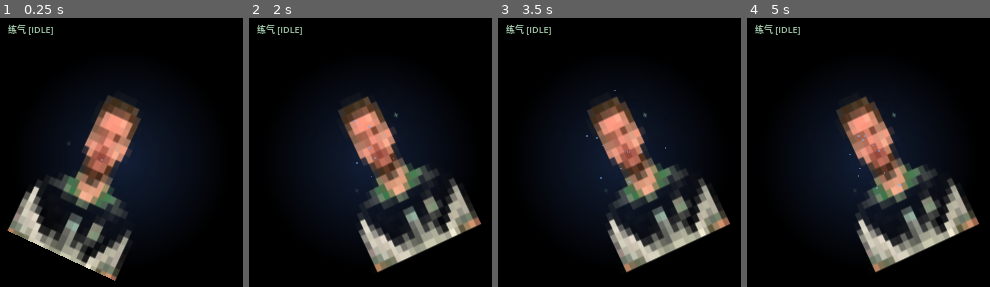
Above: before the commit, frames 1-4 (left to right).
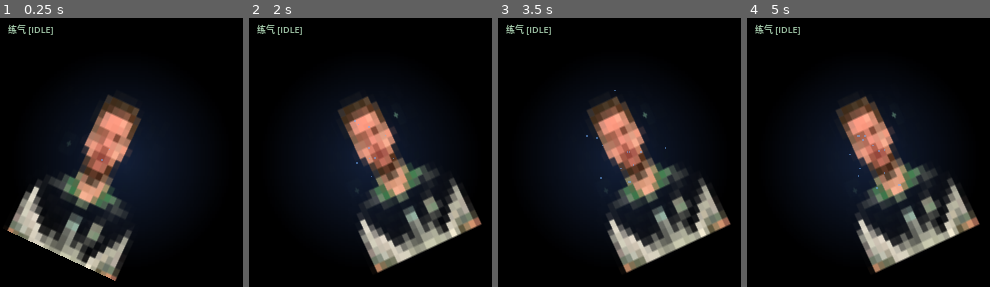
Above: after the commit, the same moments.

Repository: lnbhnb/tomato
Game: Godot game, scene res://scenes/main.tscn
Same seed, same stepped clock (60 frames per second), same inputs: the game is played once before the commit and once after it.
Inputs (mouse positions are in pixels of both pictures, inside the frame that each line leads up to):
- Up to frame 1 (0.25 s): no input
- Up to frame 2 (2 s): drag from (368, 157) to (outside the picture) at 0.52 s; drag from (392, 249) to (368, 157) at 1.27 s
- Up to frame 3 (3.5 s): move the mouse to (outside the picture) at 2.02 s; click (outside the picture) at 2.17 s; drag from (outside the picture) to (595, 165) at 2.77 s
- Up to frame 4 (5 s): move the mouse to (outside the picture) at 3.52 s; click (outside the picture) at 3.67 s; drag from (844, 165) to (914, 122) at 4.27 s

The runs differ from the first frame. In frame 1, less than 0.1% of the frame differs, in the area x 2-49%, y 42-98%; in frame 2, 0.3%, in the area x 43-96%, y 47-95%; in frame 3, 0.3%; in frame 4, 0.3%.

Commit message:
v6: 打包发布修复 - sprite 加载兼容 PCK 资源系统
问题
打包后启动 build/修仙桌宠.exe 角色 niko 加载失败:
WARNING: 角色 niko 加载失败, 回退到内置形象

根因
scripts/main.gd 的 _load_anim_from_dir 用
ProjectSettings.globalize_path() + Image.load(abs_path) 读硬盘 .png,
但打包后 PNG 被压进 PCK 没有物理路径, abs_path 指向不存在的文件,
所有帧加载失败, frame_count = 0, 触发回退分支。

同时 DirAccess 在打包态无法扫到原始 .png 文件名 (PCK 里只有 .ctex),
所以 files 数组直接为空, 连尝试都不会做。

修复
scripts/main.gd _load_anim_from_dir 重构:
1. 文件名收集: 先 DirAccess 扫描 (开发态),
   扫不到时按命名约定 01.png..16.png 用 ResourceLoader.exists() 探测
2. 帧加载: 优先 load(res_path) 走资源系统 (打包态读 .ctex),
   失败回退 Image.load(abs_path) (开发态未导入资源)

这样开发态和打包态都能正确加载 niko / generated / default 三种来源。

工程
.gitignore 加 _download/ 临时下载目录

打包验证
Godot v4.4 export templates 已通过 .tpz 安装到
%APPDATA%\Godot\export_templates\4.4.stable\ (windows release+debug 两个文件)

build/修仙桌宠.exe (93.1 MB embed_pck=true 单文件) 启动验证:
  [21:58:57][修仙桌宠] 可用形象: ["niko", "generated"]
  [21:58:57][修仙桌宠] 加载 idle: 6 帧
  [21:58:57][修仙桌宠] 加载 focus: 8 帧
  [21:58:57][修仙桌宠] 加载 sleep: 6 帧
  [21:58:57][修仙桌宠] 加载形象: niko
  [21:58:57][修仙桌宠] 台词库已加载·12 境界分桶
具备对外分发条件

Diff:
--- a/scripts/main.gd
+++ b/scripts/main.gd
@@ -329,33 +329,44 @@
 	frames.set_animation_speed(anim_name, fps)
 	frames.set_animation_loop(anim_name, true)
 
+	# 收集 .png 文件名（开发态走 DirAccess 扫描；打包后 PCK 里 DirAccess 可能扫不到原始 .png，
+	# 改按命名约定 01.png..16.png 探测 res:// 资源是否存在）
+	var files: Array[String] = []
 	var dir = DirAccess.open(dir_path)
-	if dir == null:
-		return
-
-	# Collect all PNG files and sort them
-	var files: Array[String] = []
-	dir.list_dir_begin()
-	var file_name = dir.get_next()
-	while file_name != "":
-		if not dir.current_is_dir() and file_name.to_lower().ends_with(".png"):
-			files.append(file_name)
-		file_name = dir.get_next()
-	dir.list_dir_end()
+	if dir != null:
+		dir.list_dir_begin()
+		var file_name = dir.get_next()
+		while file_name != "":
+			if not dir.current_is_dir() and file_name.to_lower().ends_with(".png"):
+				files.append(file_name)
+			file_name = dir.get_next()
+		dir.list_dir_end()
+	if files.is_empty():
+		for i in range(1, 17):
+			var fn := "%02d.png" % i
+			if ResourceLoader.exists(dir_path + "/" + fn):
+				files.append(fn)
 	files.sort()
 
-	# Load each frame using Image.load_from_file (bypasses Godot import system)
+	# 加载帧：优先走 ResourceLoader（打包后 .png 被导入为 .ctex），
+	# 回退到 Image.load（开发态未导入或 res:// 探测失败时）
 	for f in files:
 		var full_path = dir_path + "/" + f
-		# Convert res:// path to absolute path for Image.load_from_file
-		var abs_path = ProjectSettings.globalize_path(full_path)
-		var img = Image.new()
-		var err = img.load(abs_path)
-		if err == OK:
-			var tex = ImageTexture.create_from_image(img)
+		var tex: Texture2D = null
+		if ResourceLoader.exists(full_path):
+			var loaded = load(full_path)
+			if loaded is Texture2D:
+				tex = loaded
+		if tex == null:
+			var abs_path = ProjectSettings.globalize_path(full_path)
+			var img = Image.new()
+			var err = img.load(abs_path)
+			if err == OK:
+				tex = ImageTexture.create_from_image(img)
+		if tex != null:
 			frames.add_frame(anim_name, tex)
 		else:
-			_warn("无法加载: " + abs_path)
+			_warn("无法加载: " + full_path)
 
 	_log("加载 %s: %d 帧" % [anim_name, frames.get_frame_count(anim_name)])
 
Not shown, changed: .gitignore
